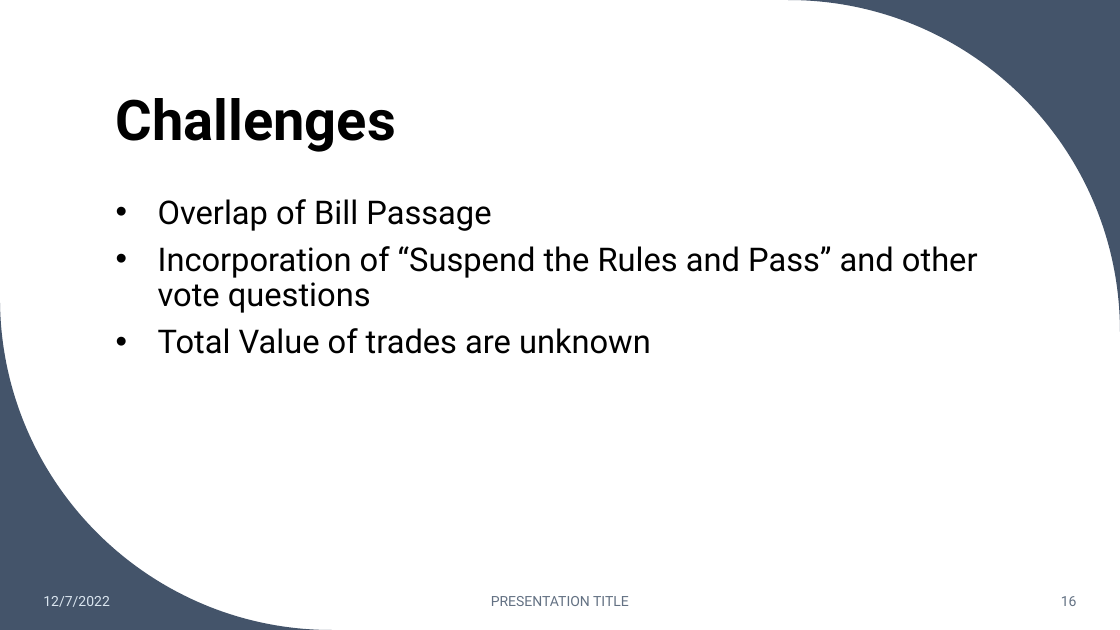
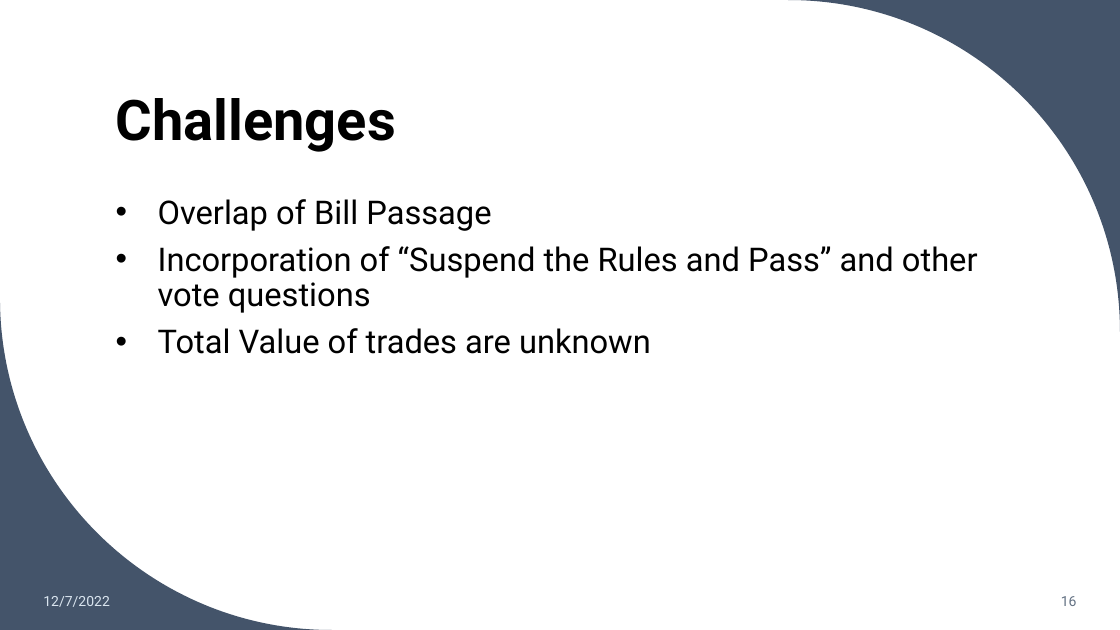
Before and after one commit to ccabes15/Congression_Trading, a slide deck: slide 16 of Presentation/Stock_Trading_Cabrey.pptx. Drawn at 1120x630 pixels with LibreOffice and Linux fonts; fonts in the diff are those of the drawing. Boxes give left, top, right and bottom in pixels: in the first picture for what was removed or moved away, otherwise in the second. Text is boxed around its words. In the diff, an @@ line names an element or a change of style, - is before the commit and + after.

```diff
--- a/Presentation/Stock_Trading_Cabrey.pptx
+++ b/Presentation/Stock_Trading_Cabrey.pptx
@@ text removed at (491, 596, 629, 606) @@
-PRESENTATION TITLE
```
Also in this commit, not shown: 4 other slides changed, 1 other file.
